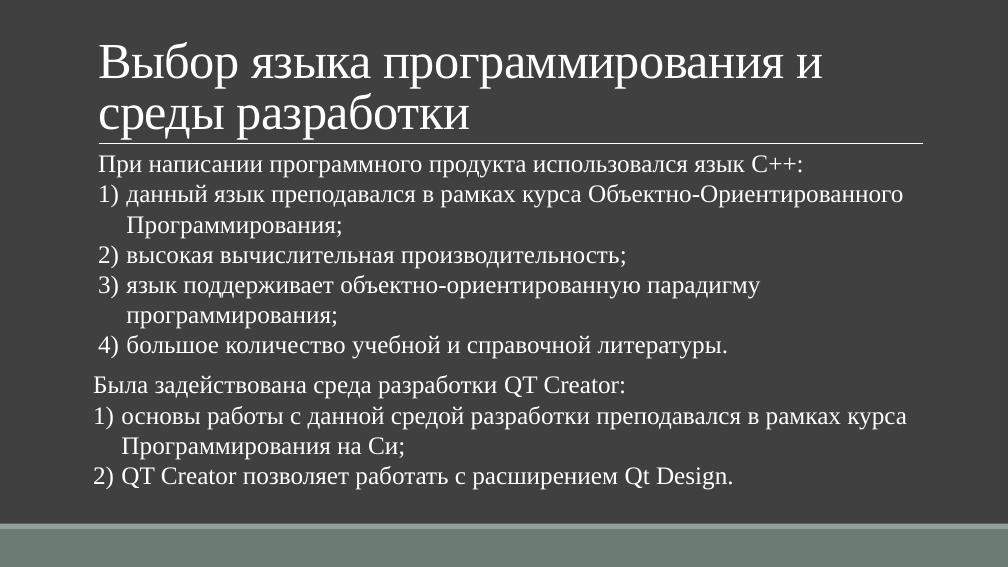
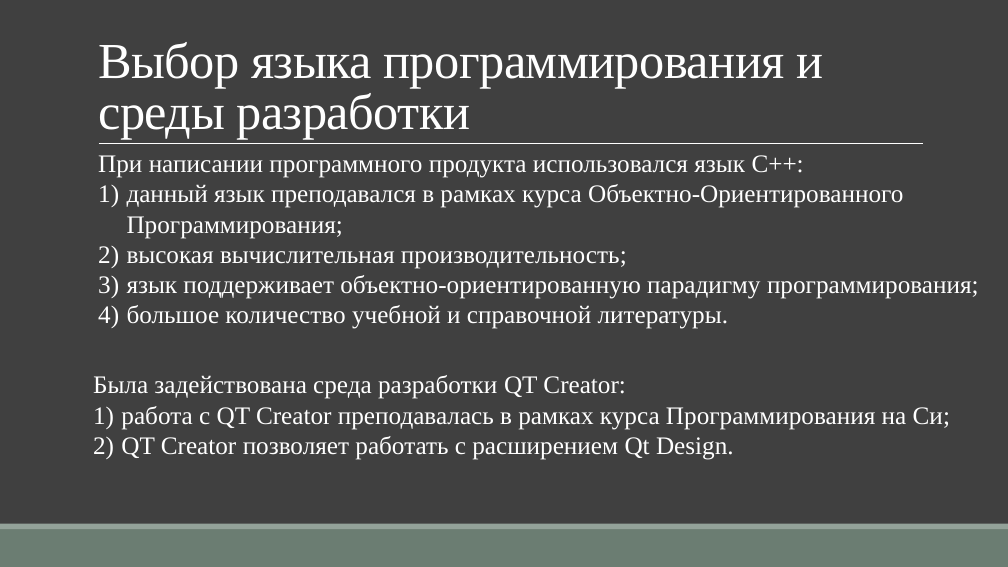
Before and after one commit to TheSawIsTheLaw/ComputerGraphicsCoursework, a slide deck: slide 9 of Presentation/CurseWorkYakuba.pptx (slide 8 before the commit). Drawn at 1008x567 pixels with LibreOffice and Linux fonts; fonts in the diff are those of the drawing. Boxes give left, top, right and bottom in pixels: in the first picture for what was removed or moved away, otherwise in the second. Text is boxed around its words. In the diff, an @@ line names an element or a change of style, - is before the commit and + after.

```diff
--- a/Presentation/CurseWorkYakuba.pptx
+++ b/Presentation/CurseWorkYakuba.pptx
@@ text "При написании программного продукта использовался ..." rewrapped from box(98, 155, 903, 359) to box(98, 155, 979, 329) @@
@@ text at box(121, 406, 951, 430): text changed @@
-1) основы работы с данной средой разработки преподавался в рамках курса Программирования на Си;
+1) работа с QT Creator преподавалась в рамках курса Программирования на Си;
```
Also in this commit, not shown: 10 other slides changed, 2 slides added.
